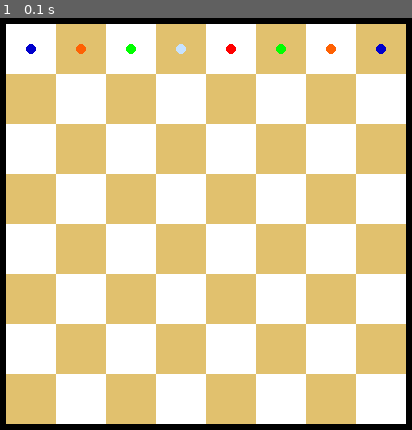
Above: before the commit, frame 1.
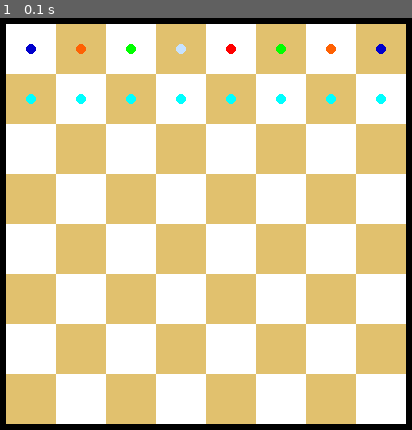
Above: after the commit, the same moment.

Repository: Nikhil-Singla/the-dev-dossier
Game: pygame game, started from game_dev/chessSimple.py
The game is run twice, just before and just after one commit, with the same random seed, the same clock (stepped at 60 frames per second) and the same inputs.
Inputs:
- Up to frame 1 (0.1 s): no input

The runs differ from the first frame. In frame 1, 0.4% of the frame differs, in the area x 6-94%, y 18-21%.

Commit message:
Getting the Pawn Row

Diff:
--- a/game_dev/chessSimple.py
+++ b/game_dev/chessSimple.py
@@ -55,6 +55,12 @@
         if name.lower() == pieceName[i].lower():
             pygame.draw.circle(screen,pieceColor[i], (50*xCor+225, 50*yCor+225), 5)
 
+def pawnRow(team):
+    rowState = []
+    for i in range(8):
+        rowState.append(pieceName[0])
+    return rowState
+
 def initBoard():
     rowState = []
     for i in range(1, 6):
@@ -62,6 +68,7 @@
     for i in range(3, 0, -1):
         rowState.append(pieceName[i])
     boardState.append(rowState)
+    boardState.append(pawnRow(1))
 
 initBoard()
 
